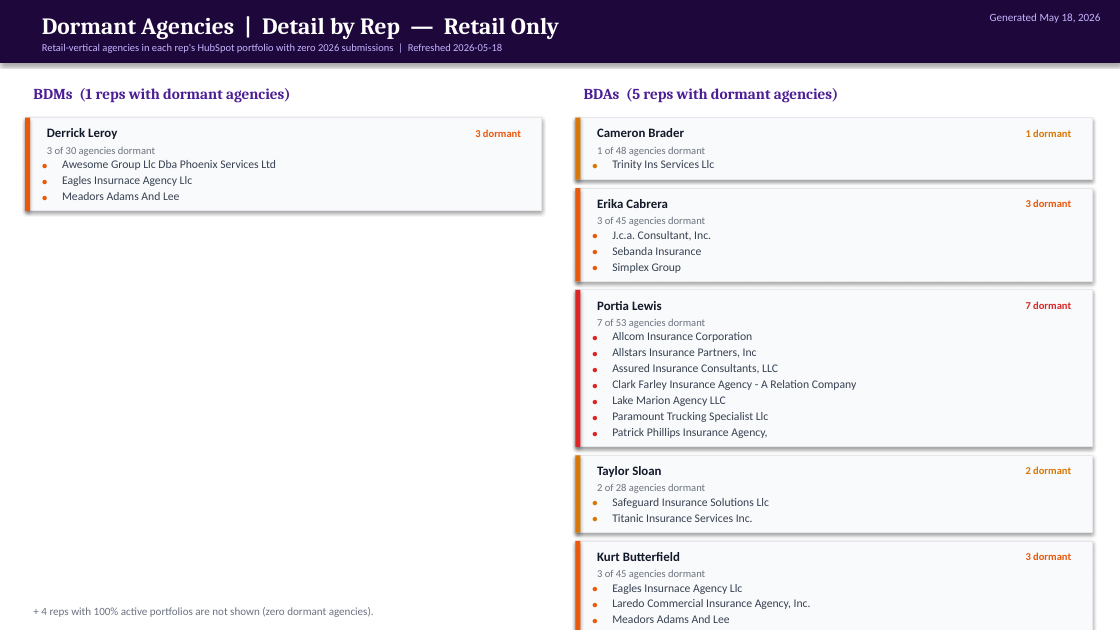
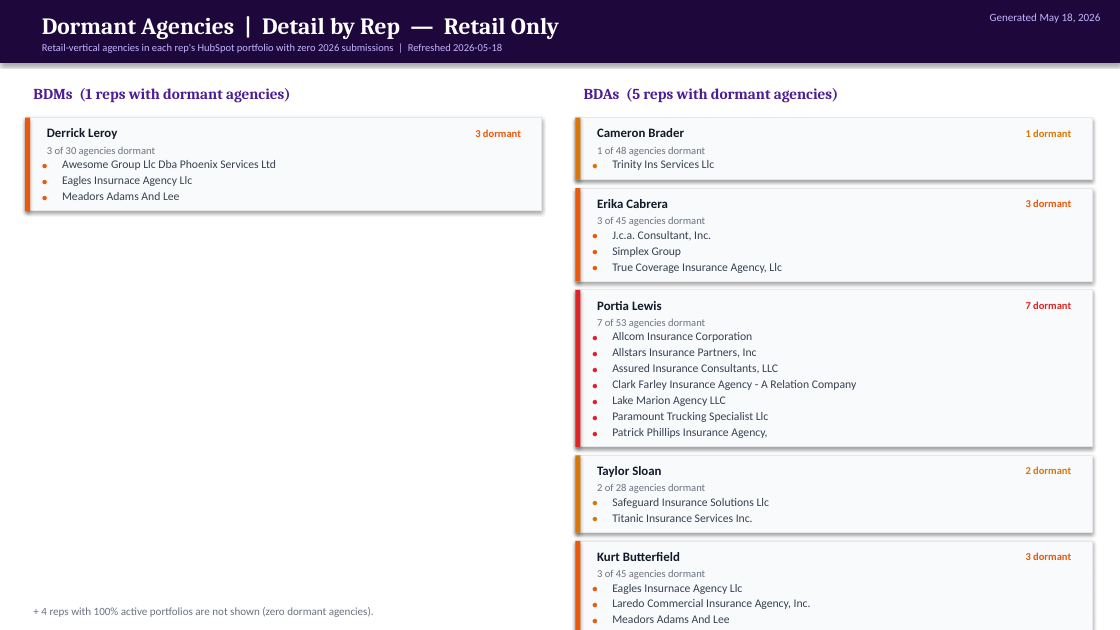
Before and after one commit to georgesoteropoulos-lgtm/cw-sales-playbook, a slide deck: slide 7 of generated/Sales Dashboards/BD Rep Scoreboard.pptx. Drawn at 1120x630 pixels with LibreOffice and Linux fonts; fonts in the diff are those of the drawing. Boxes give left, top, right and bottom in pixels: in the first picture for what was removed or moved away, otherwise in the second. Text is boxed around its words. In the diff, an @@ line names an element or a change of style, - is before the commit and + after.

```diff
--- a/generated/Sales Dashboards/BD Rep Scoreboard.pptx
+++ b/generated/Sales Dashboards/BD Rep Scoreboard.pptx
@@ text "Simplex Group": place and size @@
-text "Simplex Group" at [612,263,682,273]
+text "Simplex Group" at [612,247,682,257]
@@ text at [612,263,781,273]: text changed @@
-Sebanda Insurance
+True Coverage Insurance Agency, Llc
```
Also in this commit, not shown: 2 other slides changed, 11 other files.
